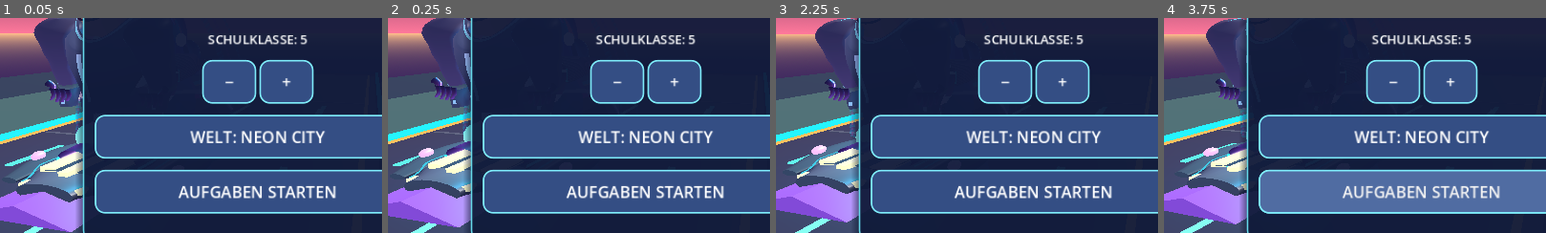
Above: before the commit, frames 1-4 (left to right).
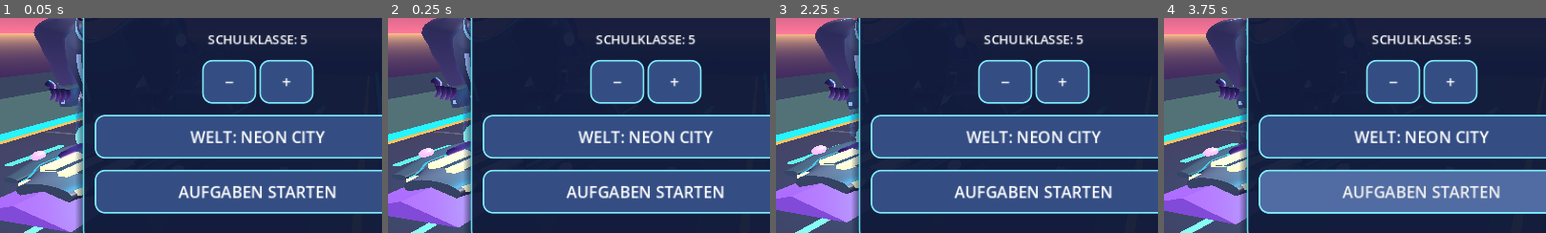
Above: after the commit, the same moments.

Repository: mtothek0703/learnquest-unity-web
Game: Godot game, scene res://main.tscn
Two runs of this game, one before a commit and one after it. Both use one fixed random seed, a clock stepped at 60 frames per second and the inputs below.
Inputs (mouse positions are % of the whole screen's width and height, from its top left):
- Up to frame 1 (0.05 s): no input
- Up to frame 2 (0.25 s): no input
- Up to frame 3 (2.25 s): move the mouse to (72, 45) at 0.52 s; hold Right 0.53-1.25 s; hold Q 0.53-1.25 s; click (72, 45) at 0.67 s; tap Space at 0.77, 1.07 s; drag from (30, 55) to (45, 70) at 1.27 s; move the mouse to (60, 28) at 2.02 s; hold Right from 2.03 s (still down); hold R from 2.03 s (still down)
- Up to frame 4 (3.75 s): release Right at 2.75 s; release R at 2.75 s; drag from (45, 70) to (20, 35) at 2.77 s; move the mouse to (80, 65) at 3.52 s; hold Left from 3.53 s (still down); hold E from 3.53 s (still down)
The pictures show only the part of the screen within x 16-66%, y 33-83%; the shares and areas given below are measured in that part.

The runs differ from the first frame. In frame 1, 0.1% of the frame differs, in the area x 2-21%, y 58-77%; in frame 2, 0.1%, in the area x 2-20%, y 57-76%; in frame 3, 0.1%; in frame 4, 0.1%.

Commit message:
V124: cohesive rigged portrait and compact flight silhouette, new integration QA

Diff:
--- a/godot/hoverboard_sculpted_hull.gd
+++ b/godot/hoverboard_sculpted_hull.gd
@@ -269,8 +269,8 @@
     # Keep the existing animated board root, physics and touch controls.
     var swell := pow(maxf(0.0, sin(PI * t)), 1.15)
     var z := lerpf(-1.05, 0.97, t)
-    var inner := 0.72 + 0.06 * swell
-    var outer := 0.95 + 0.29 * swell + 0.04 * t
+    var inner := 0.70 + 0.055 * swell
+    var outer := 0.92 + 0.25 * swell + 0.04 * t
     var center := (inner + outer) * 0.5
     var radius := (outer - inner) * 0.5
     var curl := 0.065 * smoothstep(0.70, 1.0, t)
--- a/godot/hoverboard_sculpted_hull_test.gd
+++ b/godot/hoverboard_sculpted_hull_test.gd
@@ -104,7 +104,7 @@
     for side in [-1.0, 1.0]:
         var inner: Vector3 = sculpt.call("_wing_point", side, 0.52, PI)
         var outer: Vector3 = sculpt.call("_wing_point", side, 0.52, 0.0)
-        if absf(outer.x - inner.x) < 0.42 or absf(outer.x) < 1.17 or absf(outer.x) > 1.34:
+        if absf(outer.x - inner.x) < 0.42 or absf(outer.x) < 1.17 or absf(outer.x) > 1.23:
             _fail("compact stabilizer must be substantial but not an oversized side wing")
             return
         var wing := sculpt.get_node_or_null(
--- a/godot/rider_external_character.gd
+++ b/godot/rider_external_character.gd
@@ -96,10 +96,10 @@
         # Match the expressive V123 mobile head-to-body ratio without scaling
         # the original 65-bone GLB or its GPU skin. Rear drape is shortened
         # in Head-local space to protect the shoulders during lean/jump.
-        # A 2.10x Head-attached portrait preserves mobile readability while
-        # restoring a more balanced neck/shoulder ratio in both cameras.
-        # The imported original head/65-bone rig remain untouched underneath.
-        headgear.call("set_visual_scale", 2.10)
+        # V124 unified silhouette trial: reduce the oversized floating-head
+        # look while retaining readable eyes in landscape. Original imported
+        # head, 65 bones and inverse bind matrices remain unchanged.
+        headgear.call("set_visual_scale", 1.92)
         # Wind-reactive rear locks remain Head-bone attachments. Pivoted
         # movement preserves their scalp roots and avoids extra draw calls.
         var hair_motion := preload("res://rider_external_hair_dynamics.gd").new() as Node
--- a/godot/rider_external_hair_dynamics.gd
+++ b/godot/rider_external_hair_dynamics.gd
@@ -33,7 +33,7 @@
                 "kind": kind,
                 "index": locks.size()
             })
-    return locks.size() >= 13
+    return locks.size() >= 11
 
 func set_motion(steer: float, boost: float, jump: float, clock: float) -> void:
     if headwear == null:
--- a/godot/rider_external_hair_dynamics_test.gd
+++ b/godot/rider_external_hair_dynamics_test.gd
@@ -29,8 +29,8 @@
         _fail("scalp-pivoted hair controller missing")
         return
     var entries: Array = motion.get("locks")
-    if entries.size() != 13:
-        _fail("five rear locks, two temple sweeps and six fringe locks must participate")
+    if entries.size() != 11:
+        _fail("five rear locks, two temple sweeps and four broad fringe locks must participate")
         return
     var original: Array[Transform3D] = []
     var scalp: Array[Vector3] = []
@@ -54,7 +54,7 @@
         if (part.transform * anchor).distance_to(scalp[i]) > 0.0001:
             _fail("hair root pulled away from original Head attachment")
             return
-    if moving < 13:
+    if moving < 11:
         _fail("action pose must animate rear, side and fringe volumes")
         return
     motion.call("set_motion", -0.85, 1.0, 0.8, 1.2)
--- a/godot/rider_external_headgear.gd
+++ b/godot/rider_external_headgear.gd
@@ -283,22 +283,21 @@
     # The previous six thick round tubes looked like beads above the forehead
     # in real 16:9 captures. Sculpt broad, flattened 3D swept bangs instead:
     # curved from the helmet crown to the upper forehead with a tapered tip.
-    for strand in range(6):
-        var across := (float(strand) - 2.5) / 2.5
-        var root := Vector3(c.x + across * radius_x * 0.69,
-            crown_y + cap_height * 0.25, c.z + face_sign * radius_z * 0.38)
-        # Six asymmetric, overlapping swept bangs now descend onto the
-        # forehead instead of standing as six tiny spikes above it. Their
-        # lowest points remain ABOVE the eye centers (0.59 of head height).
-        # No new meshes, bones, materials, collisions or draw calls.
-        var sweep := radius_x * (0.16 + 0.08 * (1.0 - absf(across)))
-        var tip := Vector3(c.x + across * radius_x * 0.76 + sweep,
-            head_bounds.position.y + s.y * (0.67 + 0.05 * absf(across)),
-            c.z + face_sign * radius_z * (0.96 - 0.09 * absf(across)))
-        var control := Vector3(c.x + across * radius_x * 0.90 + sweep * 0.62,
-            crown_y + cap_height * 0.53, c.z + face_sign * radius_z * 0.91)
+    # Four broad asymmetric locks replace six narrow parallel forehead
+    # ribbons. Their curved faces frame the eyes, without a row of spikes.
+    for strand in range(4):
+        var across := (float(strand) - 1.5) / 1.5
+        var sweep_side := -1.0 if strand < 2 else 1.0
+        var root := Vector3(c.x + across * radius_x * 0.65,
+            crown_y + cap_height * 0.23, c.z + face_sign * radius_z * 0.36)
+        var sweep := radius_x * (0.13 + 0.06 * (1.0 - absf(across)))
+        var tip := Vector3(c.x + across * radius_x * 0.70 + sweep_side * sweep,
+            head_bounds.position.y + s.y * (0.67 + 0.055 * absf(across)),
+            c.z + face_sign * radius_z * (0.92 - 0.08 * absf(across)))
+        var control := Vector3(c.x + across * radius_x * 0.79 + sweep_side * sweep * 0.52,
+            crown_y + cap_height * 0.50, c.z + face_sign * radius_z * 0.88)
         _mesh("SculptedTaperedFringe%d" % strand,
-            _sculpted_fringe_ribbon(root, control, tip, s.x * 0.24, s.z * 0.038),
+            _sculpted_fringe_ribbon(root, control, tip, s.x * 0.32, s.z * 0.035),
             fringe_mat if strand % 2 == 0 else hair_mat)
     _build_expression(c, s)
 
--- a/godot/rider_external_headgear_test.gd
+++ b/godot/rider_external_headgear_test.gd
@@ -33,7 +33,7 @@
     # Balanced 360-degree silhouette: the Head-bone portrait remains readable
     # at mobile landscape size without overpowering the real skinned torso.
     var scale_factor := float(headwear.get("visual_scale"))
-    if scale_factor < 2.04 or scale_factor > 2.16:
+    if scale_factor < 1.89 or scale_factor > 1.95:
         _fail("integrated hero portrait scale must balance the skinned torso")
         return
     var region := headwear.get("head_bounds") as AABB
@@ -135,11 +135,11 @@
     if absf(sample_right.x - sample_left.x) < absf(sample_outer.z - sample_inner.z) * 3.0:
         _fail("rear hair must form broad ribbons, not cylindrical pipes")
         return
-    # A genuine closed 3D rear volume plus six shaped face-framing locks,
+    # A genuine closed 3D rear volume plus four broad face-framing locks,
     # rather than more floating rigid panels, must survive the mobile rig fit.
     var sculpted_fringe := headwear.find_children("SculptedTaperedFringe*", "MeshInstance3D", false, false)
-    if sculpted_fringe.size() != 6:
-        _fail("the cohesive forehead hairstyle must contain six tapered locks")
+    if sculpted_fringe.size() != 4:
+        _fail("the redesigned forehead hairstyle must contain four broad tapered locks")
         return
     for item in sculpted_fringe:
         var lock := item as MeshInstance3D
--- a/godot/rider_external_skinned_pauldron.gd
+++ b/godot/rider_external_skinned_pauldron.gd
@@ -111,12 +111,12 @@
     if center:
         profile = 0.0
     var sweep := 0.012 * sin(PI * t)
-    var x := bounds.get_center().x + side * width * (0.185 + sweep + cos(angle) * 0.075 * profile)
+    var x := bounds.get_center().x + side * width * (0.178 + sweep + cos(angle) * 0.064 * profile)
     var y := bounds.position.y + height * (0.765 - t * 0.125)
     # A curved back-to-front shell follows the actual torso depth, with a
     # raised outer ridge and a subtle aerodynamic taper toward the waist.
     var ridge := 0.011 * width * pow(absf(cos(angle)), 5.0) * sin(PI * t)
-    var z := depth + sin(angle) * width * (0.080 * profile + 0.008) + ridge * face_sign
+    var z := depth + sin(angle) * width * (0.071 * profile + 0.008) + ridge * face_sign
     var arm_weight := (0.37 + 0.25 * maxf(0.0, cos(angle))) * (1.0 - 0.25 * t)
     var pelvis_weight := 0.07 + 0.15 * t
     var spine_weight := 1.0 - arm_weight - pelvis_weight
--- a/godot/rider_external_skinned_pauldron_test.gd
+++ b/godot/rider_external_skinned_pauldron_test.gd
@@ -28,8 +28,8 @@
         _fail("need two substantial closed shoulder volumes")
         return
     var bounds := source.mesh.get_aabb()
-    if float(controller.get("shoulder_span")) < bounds.size.x * 0.50 or \
-            float(controller.get("shoulder_span")) > bounds.size.x * 0.56:
+    if float(controller.get("shoulder_span")) < bounds.size.x * 0.49 or \
+            float(controller.get("shoulder_span")) > bounds.size.x * 0.53:
         _fail("sculpted shoulder silhouette not broad enough")
         return
     var influenced := 0
@@ -42,8 +42,8 @@
             _fail("skinned shoulder not installed beside original source mesh")
             return
         var shell_bounds := shell.mesh.get_aabb()
-        if shell_bounds.size.x < bounds.size.x * 0.14 or shell_bounds.size.x > bounds.size.x * 0.16 or \
-                shell_bounds.size.z < bounds.size.x * 0.16 or shell_bounds.size.z > bounds.size.x * 0.19 or \
+        if shell_bounds.size.x < bounds.size.x * 0.12 or shell_bounds.size.x > bounds.size.x * 0.14 or \
+                shell_bounds.size.z < bounds.size.x * 0.13 or shell_bounds.size.z > bounds.size.x * 0.17 or \
                 shell_bounds.size.y > bounds.size.y * 0.16:
             _fail("shoulder shell must be a curved 3D volume, not a flat plate")
             return
--- a/godot/rider_external_skinned_thrusters_test.gd
+++ b/godot/rider_external_skinned_thrusters_test.gd
@@ -25,7 +25,7 @@
         _fail("original 65-bone source or skinned shoulder controller missing")
         return
     var headwear := rig.get_node_or_null("ExternalHeroHeadgear") as BoneAttachment3D
-    if headwear == null or float(headwear.get("visual_scale")) < 2.04 or float(headwear.get("visual_scale")) > 2.16:
+    if headwear == null or float(headwear.get("visual_scale")) < 1.89 or float(headwear.get("visual_scale")) > 1.95:
         _fail("balanced Head-bone portrait must remain visible above the weighted shoulder hardware")
         return
     var shells: Array = controller.get("nacelles")
--- /dev/null
+++ b/godot/rider_v124_integrated_silhouette_test.gd
@@ -0,0 +1,71 @@
+extends SceneTree
+## V124 cohesive silhouette experiment: verify the actual 65-bone portrait,
+## broad asymmetric fringe, fitted GPU-skinned shoulders and compact board.
+## This is geometry QA, NOT a visual-art or real-iPhone FPS approval.
+func _initialize() -> void:
+    call_deferred("_check")
+
+func _fail(reason: String) -> void:
+    push_error("INTEGRATED HERO SILHOUETTE TEST FAILED: " + reason)
+    quit(1)
+
+func _check() -> void:
+    var rider := preload("res://rider_character.tscn").instantiate() as Node3D
+    rider.set("prefer_cc0_rigged_hero", true)
+    root.add_child(rider)
+    await process_frame
+    var pose := rider.get_node_or_null("ExternalHeroPose") as Node
+    var hero := rider.get_node_or_null("ExternalRiggedHero") as Node3D
+    var board := rider.get_node_or_null("LegacyRider/Floating hoverboard") as Node3D
+    if pose == null or hero == null or board == null:
+        _fail("original character, board or animation adapter missing")
+        return
+    var rig := pose.get("skeleton") as Skeleton3D
+    if rig == null or rig.get_bone_count() != 65:
+        _fail("the original 65-bone skeleton was changed")
+        return
+    var headwear := rig.get_node_or_null("ExternalHeroHeadgear") as BoneAttachment3D
+    if headwear == null or absf(float(headwear.get("visual_scale")) - 1.92) > 0.01:
+        _fail("balanced portrait scale missing")
+        return
+    var head_bounds: AABB = headwear.get("head_bounds")
+    var bangs := headwear.find_children("SculptedTaperedFringe*", "MeshInstance3D", false, false)
+    if bangs.size() != 4:
+        _fail("four broad sculpted forehead locks required")
+        return
+    for bang in bangs:
+        var mesh := bang as MeshInstance3D
+        if mesh.mesh == null or mesh.mesh.get_surface_count() != 1:
+            _fail("a modeled forehead lock is missing")
+            return
+        if mesh.mesh.get_aabb().size.x < head_bounds.size.x * 0.10:
+            _fail("forehead locks reverted to thin separated spikes")
+            return
+    var armor := hero.get_node_or_null("ExternalSkinnedFlightPauldrons") as Node
+    var source := hero.find_child("SuperHero_Male", true, false) as MeshInstance3D
+    if armor == null or source == null or source.skin == null:
+        _fail("genuine source Skin or weighted shoulders missing")
+        return
+    var shoulder_width := float(armor.get("shoulder_span")) / source.mesh.get_aabb().size.x
+    if shoulder_width < 0.49 or shoulder_width > 0.53:
+        _fail("fitted shoulder silhouette must be more compact than the previous shells")
+        return
+    for shell in armor.get("shells"):
+        var weighted := shell as MeshInstance3D
+        if weighted == null or weighted.skin != source.skin or weighted.skeleton != source.skeleton:
+            _fail("fitted shoulders lost original GPU skinning")
+            return
+    var sculpt := board.get_node_or_null("SculptedHoverboardChassis") as Node3D
+    if sculpt == null or not bool(sculpt.get("built")):
+        _fail("animated 3D board missing")
+        return
+    for side in [-1.0, 1.0]:
+        var outer: Vector3 = sculpt.call("_wing_point", side, 0.52, 0.0)
+        if absf(outer.x) < 1.17 or absf(outer.x) > 1.23:
+            _fail("board stabilizer silhouette is too wide or too narrow")
+            return
+    if not hero.find_children("*", "CollisionObject3D", true, false).is_empty():
+        _fail("new art direction must not introduce collision or touch changes")
+        return
+    print("INTEGRATED HERO SILHOUETTE TEST PASSED: original 65 bones, four broad bangs, fitted GPU shoulders, compact board")
+    quit(0)
Not shown, changed: .github/workflows/godot-pr-check.yml
Not shown, changed: .github/workflows/publish-unity-webgl.yml
